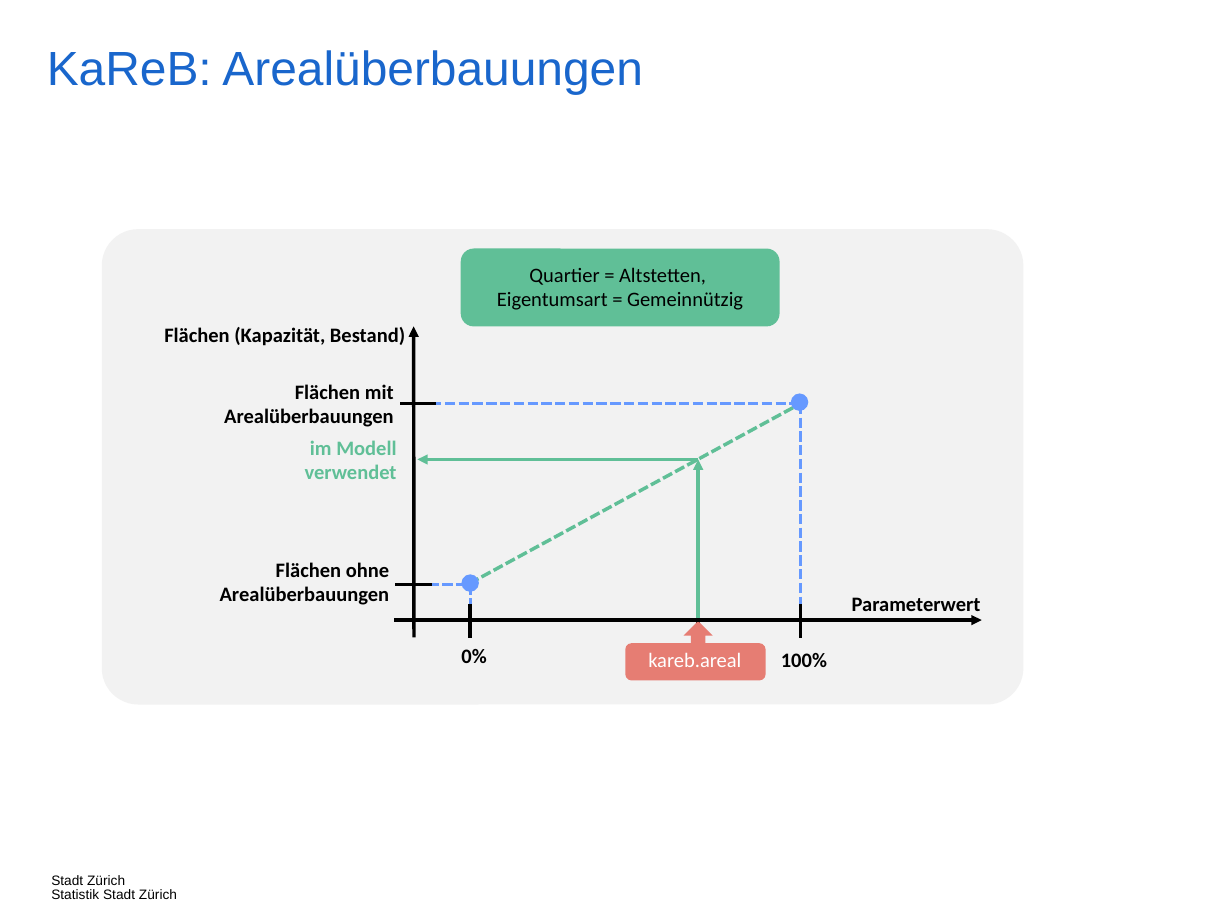
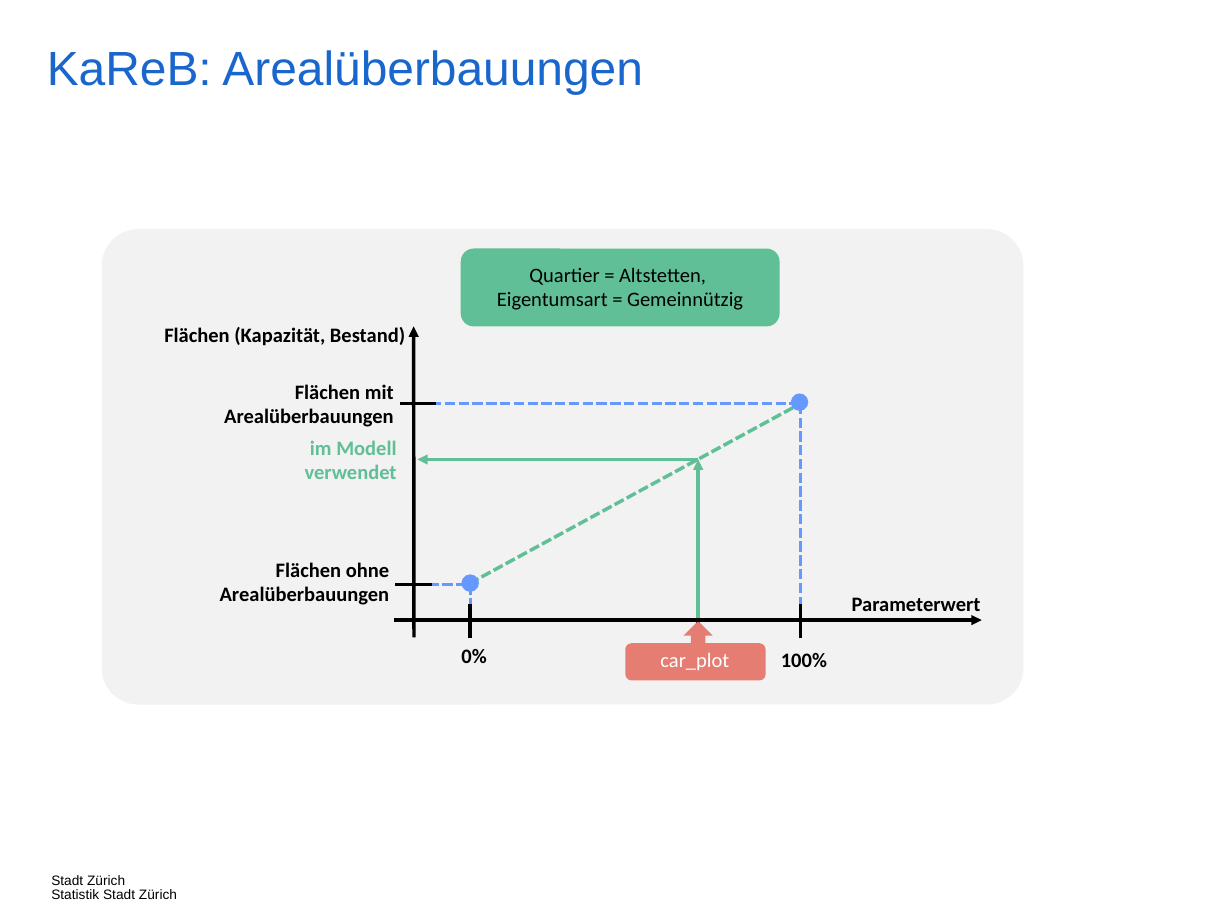
Before and after one commit to StatistikStadtZuerich/BevSzen, a slide deck: slide 87 of 2020phase2/5_Documentation/Concepts-Phase2.pptx. Drawn at 1232x924 pixels with LibreOffice and Linux fonts; fonts in the diff are those of the drawing. Boxes give left, top, right and bottom in pixels: in the first picture for what was removed or moved away, otherwise in the second. Text is boxed around its words. In the diff, an @@ line names an element or a change of style, - is before the commit and + after.

```diff
--- a/2020phase2/5_Documentation/Concepts-Phase2.pptx
+++ b/2020phase2/5_Documentation/Concepts-Phase2.pptx
@@ text at [660, 653, 729, 671]: text changed @@
-kareb.areal
+car_plot
```
Also in this commit, not shown: 4 other slides changed, 5 slides removed.
